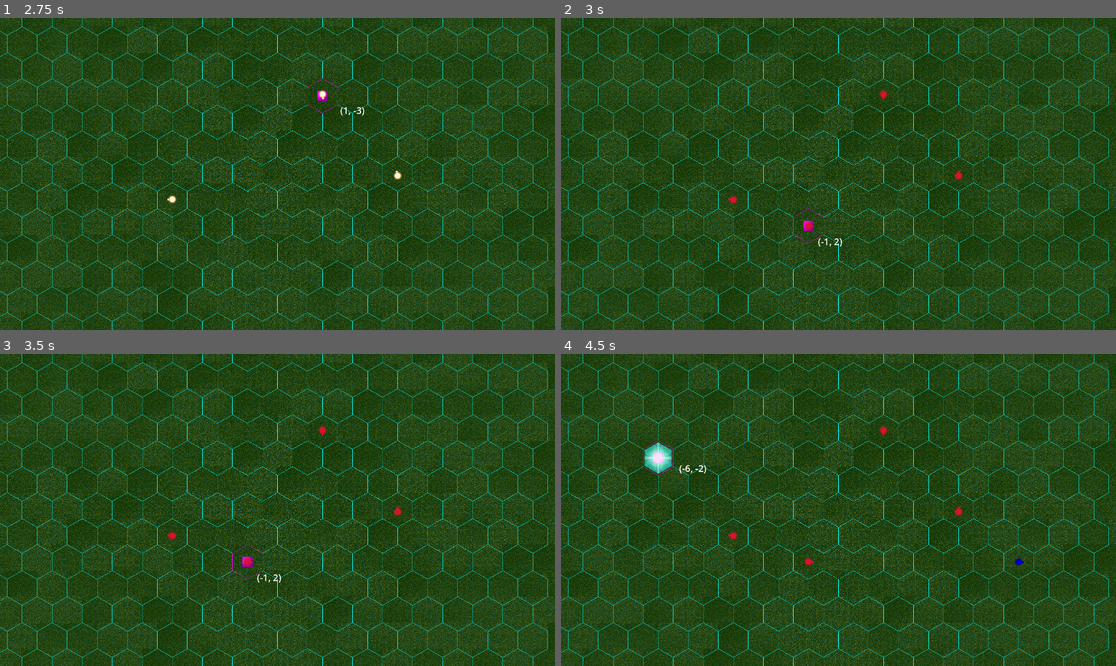
Above: before the commit, frames 1-4 (two rows, left to right).
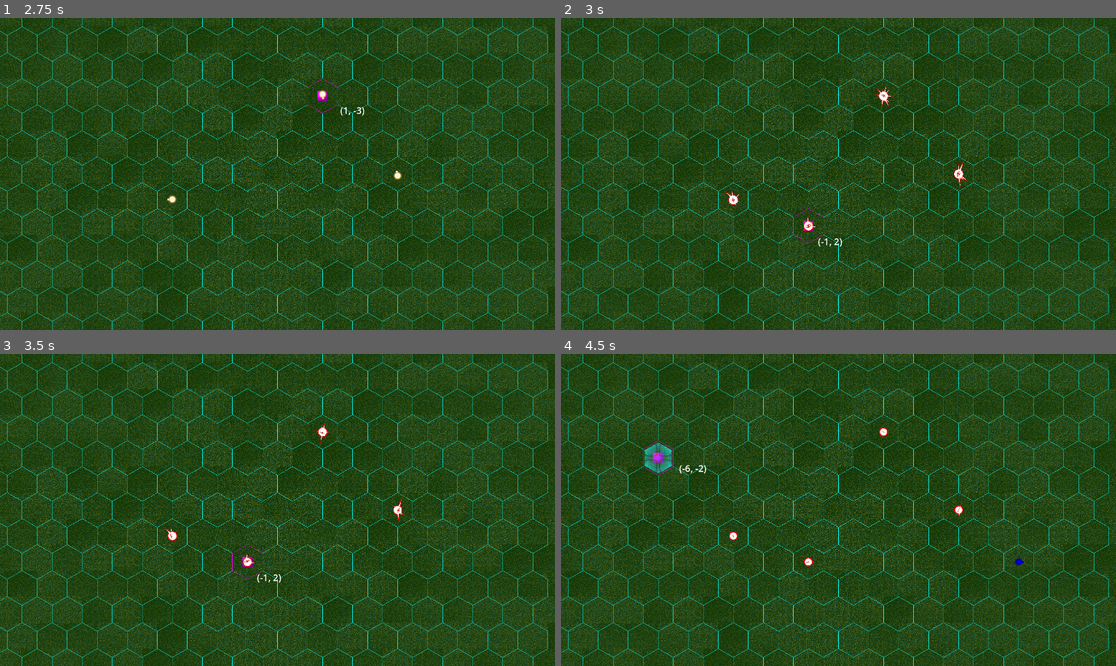
Above: after the commit, the same moments.

Repository: CUGG-2025-Puzzlers/hex-arena
Game: Godot game, scene res://scenes/arena.tscn
Same seed, same stepped clock (60 frames per second), same inputs: the game is played once before the commit and once after it. The engine's default icon, where the game draws it, is replaced by a stand-in: a white triangle on a blue panel in a dark square.
Inputs (mouse positions are in pixels of both pictures, inside the frame that each line leads up to):
- Up to frame 1 (2.75 s): tap Enter at 0.5, 2 s; move the mouse to (399, 158) at 0.52 s; press the mouse at (399, 158) at 0.53 s; tap Space (fire_magic) at 1.25, 1.35 s; move the mouse to (166, 189) at 1.27 s; release the mouse at (166, 189) at 1.28 s; click (166, 189) at 1.55 s; move the mouse to (333, 105) at 2.02 s; press the mouse at (333, 105) at 2.03 s
- Up to frame 2 (3 s): tap Space (fire_magic) at 2.75 s; move the mouse to (810, 236) at 2.77 s; release the mouse at (810, 236) at 2.78 s; tap R (turn_pure_to_heavy) at 2.85 s
- Up to frame 3 (3.5 s): click (249, 572) at 3.05 s
- Up to frame 4 (4.5 s): tap Enter at 3.5 s; move the mouse to (1005, 556) at 3.52 s; press the mouse at (1005, 556) at 3.53 s; tap E (turn_pure_to_light) at 3.6 s; move the mouse to (672, 463) at 4.27 s; release the mouse at (672, 463) at 4.28 s; tap Q (turn_pure_to_shield) at 4.35 s

Frame 1 is identical in both runs. In frame 2, 0.3% of the frame differs, in the area x 29-74%, y 21-69%; in frame 3, 0.2%; in frame 4, 0.4%, in the area x 15-73%, y 23-69%.

Commit message:
Subdued shield + procedural spiky ball w/ eye textures

Diff:
--- a/assets/textures/shield_texture2.tres
+++ b/assets/textures/shield_texture2.tres
@@ -3,7 +3,7 @@
 [sub_resource type="Gradient" id="Gradient_788o1"]
 interpolation_mode = 2
 offsets = PackedFloat32Array(0.13559322, 0.6069114, 0.88861984)
-colors = PackedColorArray(0.62439585, 0.866679, 0.8794308, 1, 0.062400002, 0.4589867, 0.52, 1, 0.2175, 0.7830001, 0.87, 1)
+colors = PackedColorArray(0.12074016, 0.1834151, 0.18671378, 1, 0.062400002, 0.4589867, 0.52, 1, 0.2175, 0.7830001, 0.87, 1)
 
 [resource]
 gradient = SubResource("Gradient_788o1")
--- a/scenes/magic.tscn
+++ b/scenes/magic.tscn
@@ -4,10 +4,10 @@
 [ext_resource type="Texture2D" uid="uid://dcm8pb6gd3088" path="res://assets/textures/neutral_magic.tres" id="2_0f2g5"]
 [ext_resource type="Texture2D" uid="uid://bgkrluc4yfisl" path="res://assets/textures/shield-pattern1.png" id="3_0f2g5"]
 [ext_resource type="Texture2D" uid="uid://3gwi6dh8pf74" path="res://assets/textures/shield_texture2.tres" id="3_fggut"]
+[ext_resource type="Texture2D" uid="uid://delpg5nhsxa7e" path="res://assets/textures/eye.png" id="5_87hvv"]
 
-[sub_resource type="CapsuleShape2D" id="CapsuleShape2D_07g68"]
-radius = 21.0
-height = 44.0
+[sub_resource type="CircleShape2D" id="CircleShape2D_fggut"]
+radius = 18.0
 
 [sub_resource type="CanvasItemMaterial" id="CanvasItemMaterial_mgv3p"]
 blend_mode = 3
@@ -30,11 +30,9 @@
 texture = ExtResource("2_0f2g5")
 
 [node name="CollisionShape2D" type="CollisionShape2D" parent="." unique_id=29718005]
-visible = false
-shape = SubResource("CapsuleShape2D_07g68")
+shape = SubResource("CircleShape2D_fggut")
 
 [node name="VisibleOnScreenNotifier2D" type="VisibleOnScreenNotifier2D" parent="." unique_id=1483890363]
-visible = false
 position = Vector2(-0.499998, -0.499998)
 scale = Vector2(4.55, 4.55)
 rect = Rect2(-6, -6, 12, 12)
@@ -54,4 +52,10 @@
 texture = ExtResource("3_fggut")
 polygon = PackedVector2Array(-7, -88, 97, -25, 85, 78, -33, 104, -101, -30)
 
+[node name="EyeSprite" type="Sprite2D" parent="." unique_id=491687938]
+visible = false
+position = Vector2(2.5629997e-06, 1.4901161e-07)
+scale = Vector2(0.2, 0.2)
+texture = ExtResource("5_87hvv")
+
 [connection signal="area_entered" from="." to="." method="_on_area_entered"]
--- a/scenes/pellet.tscn
+++ b/scenes/pellet.tscn
@@ -6,9 +6,9 @@
 
 [sub_resource type="RectangleShape2D" id="RectangleShape2D_0puml"]
 
-[node name="Pellet" type="PathFollow2D"]
+[node name="Pellet" type="PathFollow2D" unique_id=1910808468]
 
-[node name="CPUParticles2D" type="CPUParticles2D" parent="."]
+[node name="CPUParticles2D" type="CPUParticles2D" parent="." unique_id=1878251315]
 amount = 20
 texture = ExtResource("1_bb3gb")
 emission_shape = 1
@@ -17,16 +17,16 @@
 scale_amount_min = 0.03
 scale_amount_max = 0.04
 
-[node name="Sprite2D" type="Sprite2D" parent="."]
+[node name="Sprite2D" type="Sprite2D" parent="." unique_id=1851321576]
 rotation = 0.785398
 scale = Vector2(12, 12)
 texture = SubResource("PlaceholderTexture2D_w1s7e")
 
-[node name="VisibleOnScreenNotifier2D" type="VisibleOnScreenNotifier2D" parent="."]
+[node name="VisibleOnScreenNotifier2D" type="VisibleOnScreenNotifier2D" parent="." unique_id=99211351]
 position = Vector2(-1.19209e-07, 1.3113e-06)
 scale = Vector2(0.9, 0.9)
 
-[node name="Area2D" type="Area2D" parent="."]
+[node name="Area2D" type="Area2D" parent="." unique_id=151106458]
 
-[node name="CollisionShape2D" type="CollisionShape2D" parent="Area2D"]
+[node name="CollisionShape2D" type="CollisionShape2D" parent="Area2D" unique_id=993847543]
 shape = SubResource("RectangleShape2D_0puml")
--- a/scripts/magic.gd
+++ b/scripts/magic.gd
@@ -77,12 +77,26 @@
 			health = 50
 			damage = 50
 		MagicType.HEAVY:
-			modulate=Color.CRIMSON
+			#modulate=Color.CRIMSON
 			health = 200
 			damage = 100
 
-			animated_sprite.texture=animated_sprite.texture.duplicate()
-			animation_timers[0] = randf()
+			animated_sprite.visible = false
+			animated_sprite =	get_node("EyeSprite")
+			animated_sprite.visible = true
+			animated_sprite.scale = Vector2.ONE*randf_range(0.2,0.3)
+			animated_sprite.rotation=randf()*2*PI
+			animated_sprite.flip_h = randf()<0.5
+			animated_sprite.flip_v = randf()<0.5
+
+			animation_timers = [0.]
+			animation_total_times = [3.]
+			points = []
+			for i in range(randi_range(5,23)):
+				points.append(Vector2.ONE.rotated(randf()*2*PI)*randf_range(5,15))
+				animation_timers.append(0.)
+				animation_total_times.append(randf_range(2,8))
+			queue_redraw()
 
 		MagicType.SHIELD:
 			#modulate=Color.WEB_PURPLE
@@ -105,7 +119,10 @@
 	match state:
 		MagicType.HEAVY:
 			#animated_sprite.texture.seamless_blend_skirt = lerpf(0.6,1,0.5*cos(2*PI*animation_timer)+0.5)
-			pass
+			queue_redraw()
+			animated_sprite.scale.y=0.5*(cos(2*PI*animation_timers[0])+1)*animated_sprite.scale.x
+			animated_sprite.scale.y = clampf(animated_sprite.scale.y, 0.07, animated_sprite.scale.x)
+			animated_sprite.position = Vector2.UP.rotated(animated_sprite.rotation)*cos(2*PI*(animation_timers[0]+0.2))*4
 		MagicType.SHIELD:
 			shield_animated_texture.fill_to = Vector2.ONE*lerpf(0.6,0.8,0.5*(cos(2*PI*animation_timers[0])+1))*sqrt(2)
 		MagicType.NEUTRAL:
@@ -122,18 +139,17 @@
 				MagicType.LIGHT:
 					trajectory.curve = create_wiggly_path(rolling_dir, BULLET_DISTANCE*randf_range(0.5,1))
 
-			#smooth_path(trajectory.curve)
-			#points = trajectory.curve.get_baked_points()
-			#queue_redraw()
 
 			rolling_pathfollow = PathFollow2D.new()
 			rolling_pathfollow.loop = false
+			rolling_pathfollow.rotates = false
 			trajectory.global_position=global_position
 			get_tree().current_scene.add_child(trajectory)
 			trajectory.add_child(rolling_pathfollow)
 			reparent(rolling_pathfollow)
 		else:
 			rolling_pathfollow.progress+=roll_speed*delta
+			rotation = 2*PI*rolling_pathfollow.progress_ratio
 			if rolling_pathfollow.progress_ratio>=1:
 				var trajectory = rolling_pathfollow.get_parent()
 				reparent(trajectory.get_parent())
@@ -242,20 +258,25 @@
 		polygon.visible=true
 	get_node("Sprite2D").visible = false
 
-func smooth_path(curve: Curve2D):
-	"""
-	for i in range(curve.get_point_count()):
-		curve.set_point_left_tangent(i,Curve.TangentMode.TANGENT_LINEAR)
-		curve.set_point_right_tangent(i,Curve.TangentMode.TANGENT_LINEAR)
-	return
-	"""
-	for i in range(1,curve.get_point_count()-2):
-		var prev = curve.get_point_position(i-1)
-		var next = curve.get_point_position(i+1)
-		var spline: Vector2 = (next-prev).normalized()*5
-		curve.set_point_in(i,-spline)
-		curve.set_point_out(i,spline)
 
 func _draw() -> void:
-	if len(points)>1:
-		draw_polyline(points,Color.WHITE)
+	if not points.is_empty():
+		var fill_prog = 0.5*(cos(2*PI*animation_timers[0])+1)
+
+		draw_circle(Vector2.ZERO, lerpf(15.5,17,fill_prog), Color.RED)
+		for i in range(len(points)):
+			var point = points[i]*0.5*(cos(2*PI*animation_timers[i+1])+1)
+			var tri = [point*2.5]
+			tri.append(point-point.rotated(PI/12))
+			tri.append(point-point.rotated(-PI/12))
+			tri.append(point*2.5)
+			draw_polygon(tri,[Color.RED])
+
+		draw_circle(Vector2.ZERO, lerpf(12,15,fill_prog), Color.WHITE)
+		for i in range(len(points)):
+			var point = points[i]*0.5*(cos(2*PI*animation_timers[i+1])+1)
+			var tri = [point*lerpf(1.5,2,fill_prog)]
+			tri.append(point-point.rotated(PI/lerpf(12,20,fill_prog)))
+			tri.append(point-point.rotated(-PI/lerpf(12,20,fill_prog)))
+			tri.append(point*lerpf(1.5,2,fill_prog))
+			draw_polygon(tri,[Color.WHITE])
Binary file added: assets/textures/eye.png
Not shown, added: assets/textures/eye.png.import
Not shown: 1 places in scenes/pellet.tscn that only renumber resources
